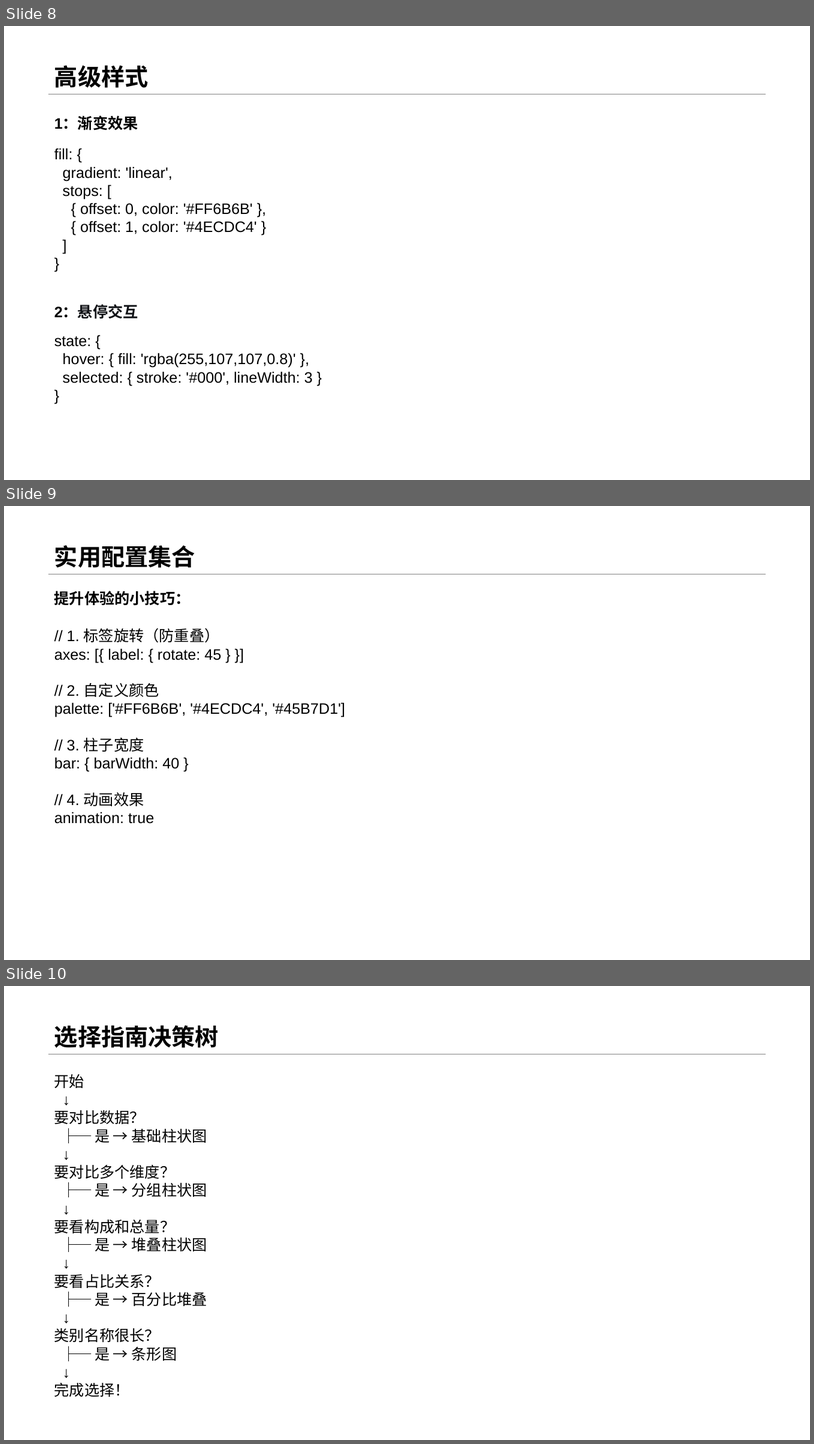
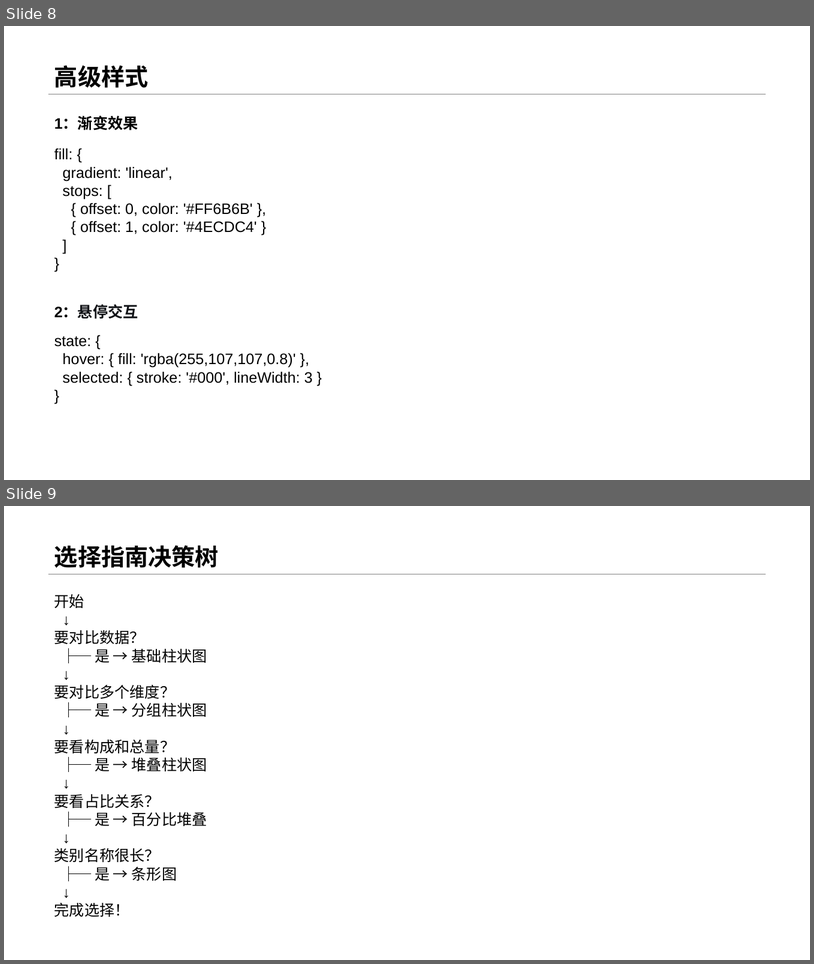
Before and after one commit to menglin1997/vchartCourse, a slide deck: code/Chapter 3 - Vchart Type/20-BarAdvanced/20-BarAdvanced.pptx. Shown one above the other, each under a label of ours: slides 8, 9 and 10 before the commit, slides 8 and 9 after it. The pictures are 814x1444 and 814x964 pixels, drawn with LibreOffice and Linux fonts; fonts in the diff are those of the drawing. Boxes give left, top, right and bottom in pixels: in the first picture for what was removed or moved away, otherwise in the second. Text is boxed around its words. In the diff, an @@ line names an element or a change of style, - is before the commit and + after.

```diff
--- a/code/Chapter 3 - Vchart Type/20-BarAdvanced/20-BarAdvanced.pptx
+++ b/code/Chapter 3 - Vchart Type/20-BarAdvanced/20-BarAdvanced.pptx
@@ slide 9 removed at (4, 506, 810, 960), background #FFFFFF; not listed: 1 template element that a slide beside it also shows @@
@@ title removed at (54, 545, 195, 568) @@
-实用配置集合
@@ text removed at (54, 591, 191, 606) @@
-提升体验的小技巧：
@@ text removed at (54, 628, 345, 823) @@
-// 1. 标签旋转（防重叠）
-axes: [{ label: { rotate: 45 } }]
-// 2. 自定义颜色
-palette: ['#FF6B6B', '#4ECDC4', '#45B7D1']
-// 3. 柱子宽度
-bar: { barWidth: 40 }
-// 4. 动画效果
-animation: true
@@ what was slide 10 is now slide 9 @@
```
Also in this commit, not shown: 4 other files.
